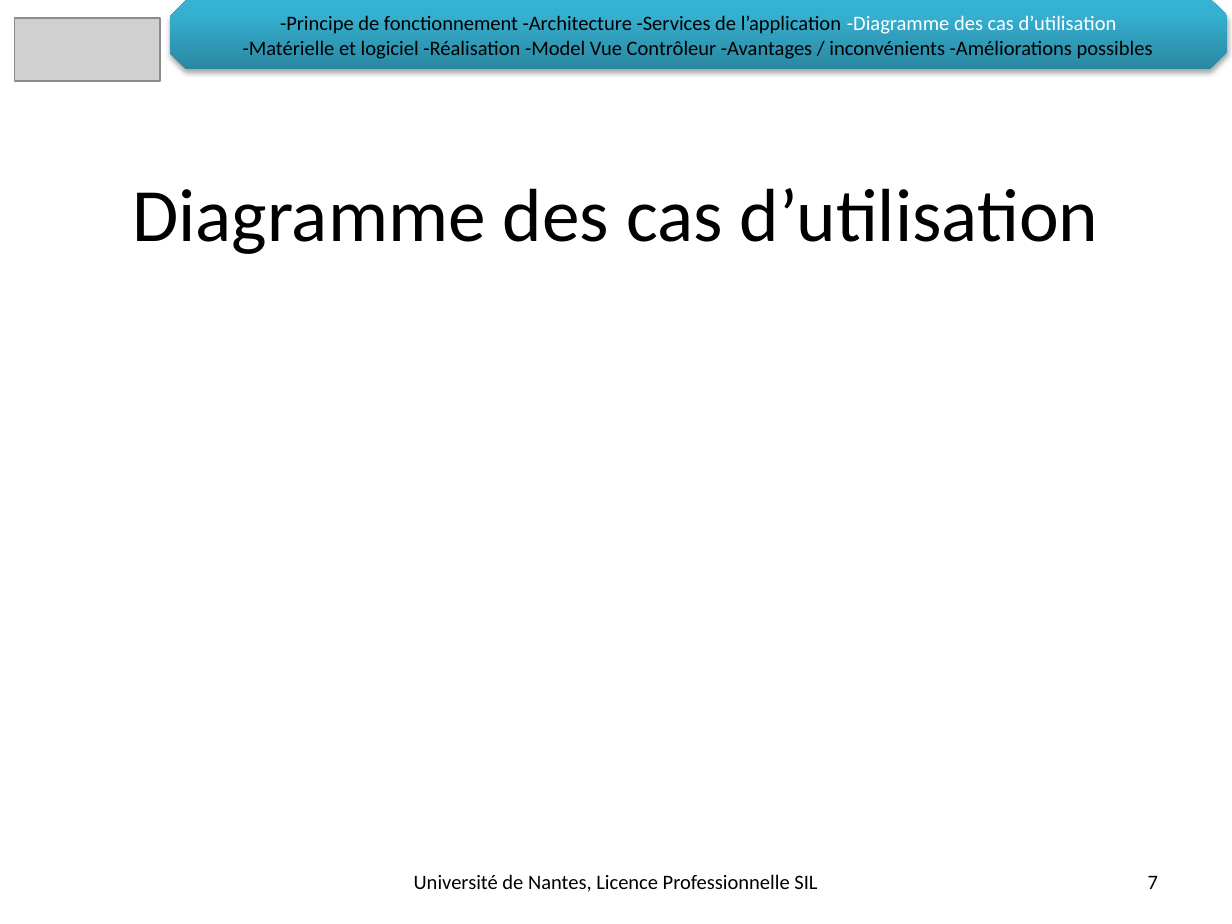
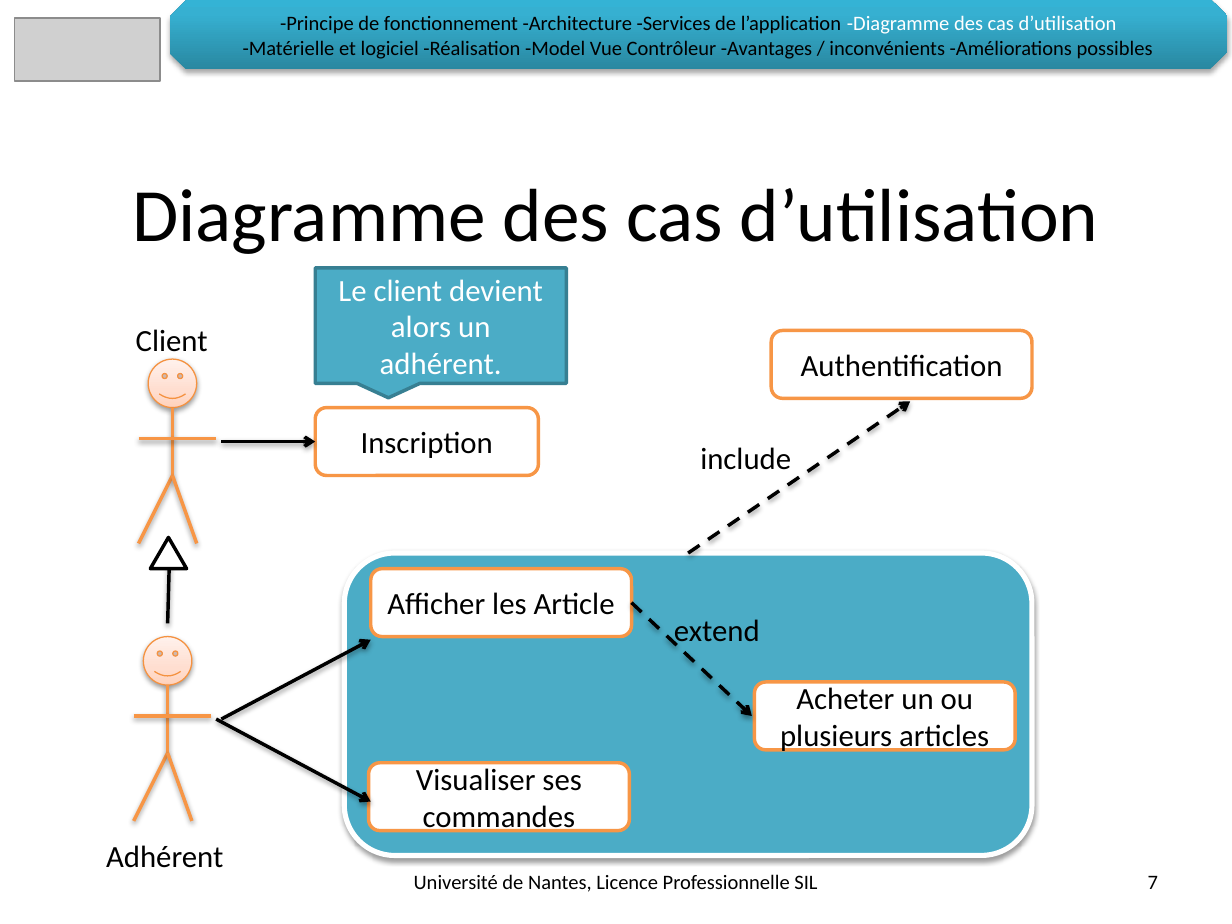
Before and after one commit to LeonardoALARCON/progr3, a slide deck: slide 7 of Documentation/DiapoProg3/PresentationProg3.pptx. Drawn at 1232x924 pixels with LibreOffice and Linux fonts; fonts in the diff are those of the drawing; grey boxes stand for pictures; background and template pictures are left out. Boxes give left, top, right and bottom in pixels: in the first picture for what was removed or moved away, otherwise in the second. Text is boxed around its words. In the diff, an @@ line names an element or a change of style, - is before the commit and + after.

```diff
--- a/Documentation/DiapoProg3/PresentationProg3.pptx
+++ b/Documentation/DiapoProg3/PresentationProg3.pptx
@@ speech box added at (x1=315, y1=269, x2=567, y2=384), fill #4BACC6, outline #377F92 2 pt, 18 pt, text #FFFFFF @@
+Le client devient alors un adhérent.
@@ text added at (x1=136, y1=329, x2=208, y2=359), 18 pt, text #000000 @@
+Client
@@ rounded rectangle added at (x1=771, y1=330, x2=1032, y2=398), fill #FFFFFF, outline #F79646 2 pt, 18 pt, text #000000 @@
+Authentification
@@ rounded rectangle added at (x1=315, y1=408, x2=538, y2=476), fill #FFFFFF, outline #F79646 2 pt, 18 pt, text #000000 @@
+Inscription
@@ arrow added from (689, 553) to (910, 402), #000000 2 pt dashed @@
@@ group added at (x1=138, y1=360, x2=216, y2=543): 4 lines, 1 smiley face @@
@@ arrow added from (222, 441) to (315, 441), #000000 2 pt @@
@@ text added at (x1=700, y1=447, x2=791, y2=470), 18 pt, text #000000 @@
+include
@@ triangle added at (x1=150, y1=537, x2=187, y2=568), fill #FFFFFF, outline #000000 2 pt @@
@@ arrow added from (168, 623) to (170, 549), #000000 2 pt @@
@@ rounded rectangle added at (x1=345, y1=553, x2=1032, y2=856), fill #4BACC6, outline #FFFFFF 3 pt @@
@@ rounded rectangle added at (x1=371, y1=569, x2=632, y2=637), fill #FFFFFF, outline #F79646 2 pt, 18 pt, text #000000 @@
+Afficher les Article
@@ arrow added from (632, 602) to (752, 716), #000000 2 pt dashed @@
@@ text added at (x1=674, y1=619, x2=760, y2=647), 18 pt, text #000000 @@
+extend
@@ arrow added from (222, 719) to (371, 639), #000000 2 pt @@
@@ rounded rectangle added at (x1=754, y1=683, x2=1015, y2=750), fill #FFFFFF, outline #F79646 2 pt, 18 pt, text #000000 @@
+Acheter un ou plusieurs articles
@@ group added at (x1=134, y1=637, x2=212, y2=821): 4 lines, 1 smiley face @@
@@ arrow added from (216, 719) to (371, 802), #000000 2 pt @@
@@ rounded rectangle added at (x1=368, y1=763, x2=630, y2=830), fill #FFFFFF, outline #F79646 2 pt, 18 pt, text #000000 @@
+Visualiser ses commandes
@@ text added at (x1=106, y1=845, x2=223, y2=868), 18 pt, text #000000 @@
+Adhérent
```
Also in this commit, not shown: 5 other slides changed, 1 slide removed, 1 other file.
